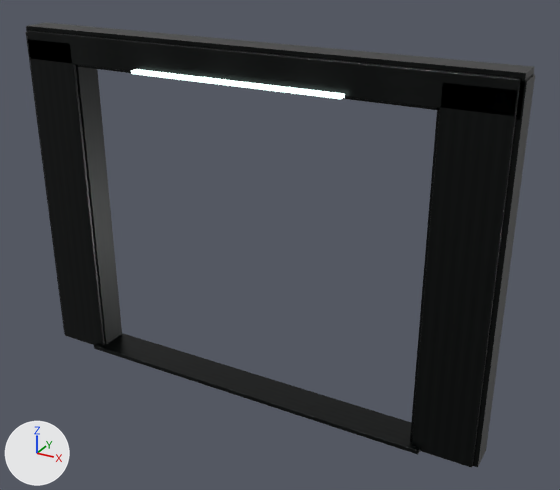
Two versions of the glTF model public/models/custom/architecture/elevator-portal.glb, one commit apart.
Both versions are drawn from a 50 mm camera at (8.15, -13.29, 10.48) aimed at (0.73, 0.2, 3.73). Arrows for +X, +Y and +Z are at lower left; the lights stay in place. The first picture is the older version.

Names of what the first picture shows: 'Portal_Closure_Header', 'Portal_Closure_Left', 'Portal_Closure_Right', 'Portal_Header', 'Portal_Left', 'Portal_Light', 'Portal_Right', 'Portal_Threshold'.
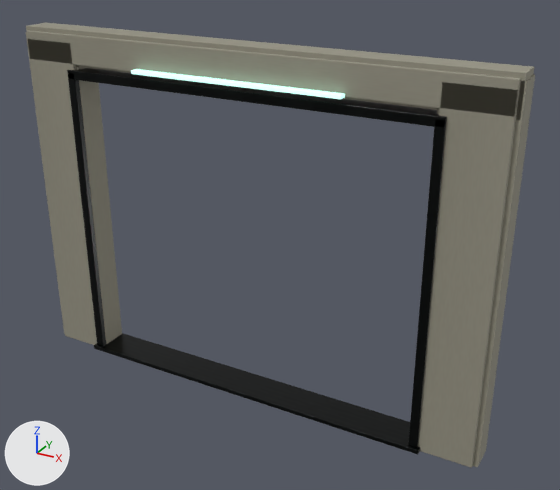
Changed parts and their boxes (x1, y1, x2, y2) in the pictures (560 x 490 px):
'Portal_Right', recoloured (black to grey): (418, 83, 520, 467) in both
'Portal_Header', recoloured (black to grey): (27, 30, 521, 116) in both
'Portal_Left', recoloured (black to grey): (29, 42, 97, 345) in both
'Portal_Closure_Header', recoloured: (26, 23, 534, 120) in both
'Portal_Closure_Left', recoloured (black to grey): (26, 32, 122, 344) in both
'Portal_InnerJamb_Header', added: after (67, 68, 447, 127)
'Portal_Closure_Right', recoloured: (437, 74, 535, 467) in both
'Portal_InnerJamb_Right', added: after (408, 119, 446, 448)
'Portal_InnerJamb_Left', added: after (68, 73, 106, 346)

Patch to the scene script:
```diff
--- a/public/models/custom/architecture/elevator-portal.glb.py
+++ b/public/models/custom/architecture/elevator-portal.glb.py
@@ img_plaster_warm @@
+img_plaster_warm = load_image('plaster_warm', '_unpacked/plaster_warm', 256, 256, 'sRGB')
@@ mat_plaster_softgrey @@
+mat_plaster_softgrey = principled_material('Plaster_SoftGrey')
+mat_plaster_softgrey.texture = img_plaster_warm
+mat_plaster_softgrey.roughness = 0.7
@@ mat_plaster_warmwhite @@
+mat_plaster_warmwhite = principled_material('Plaster_WarmWhite')
+mat_plaster_warmwhite.texture = img_plaster_warm
+mat_plaster_warmwhite.roughness = 0.76
@@ mat_metal_graphitesatin @@
+mat_metal_graphitesatin = principled_material('Metal_GraphiteSatin')
+mat_metal_graphitesatin.texture = img_metal_charcoal
+mat_metal_graphitesatin.metallic = 0.64
+mat_metal_graphitesatin.roughness = 0.32
@@ me_cube_119 @@
 me_cube_119.from_pydata(...)  # 8 vertices, 12 faces; spans x -5.54..5.54, y -0.31..0.31, z -0.39..0.39
-me_cube_119.materials.append(mat_metal_charcoal)  # picture img_metal_charcoal
+me_cube_119.materials.append(mat_plaster_warmwhite)  # picture img_plaster_warm
@@ me_cube_117 @@
 me_cube_117.from_pydata(...)  # 8 vertices, 12 faces; spans x -0.73..0.73, y -0.31..0.31, z -3.92..3.92
-me_cube_117.materials.append(mat_metal_charcoal)  # picture img_metal_charcoal
+me_cube_117.materials.append(mat_plaster_warmwhite)  # picture img_plaster_warm
@@ me_cube_118 @@
 me_cube_118.from_pydata(...)  # 8 vertices, 12 faces; spans x -0.73..0.73, y -0.31..0.31, z -3.92..3.92
-me_cube_118.materials.append(mat_metal_charcoal)  # picture img_metal_charcoal
+me_cube_118.materials.append(mat_plaster_warmwhite)  # picture img_plaster_warm
@@ me_cube_122 @@
 me_cube_122.from_pydata(...)  # 56 vertices, 108 faces; spans x -5.47..5.47, y -0.35..0.35, z -0.32..0.32
-me_cube_122.materials.append(mat_metal_black)  # picture img_metal_charcoal
+me_cube_122.materials.append(mat_plaster_softgrey)  # picture img_plaster_warm
@@ me_cube_120 @@
 me_cube_120.from_pydata(...)  # 56 vertices, 108 faces; spans x -0.65..0.65, y -0.35..0.35, z -3.86..3.86
-me_cube_120.materials.append(mat_metal_black)  # picture img_metal_charcoal
+me_cube_120.materials.append(mat_plaster_softgrey)  # picture img_plaster_warm
@@ me_cube_121 @@
 me_cube_121.from_pydata(...)  # 56 vertices, 108 faces; spans x -0.65..0.65, y -0.35..0.35, z -3.86..3.86
-me_cube_121.materials.append(mat_metal_black)  # picture img_metal_charcoal
+me_cube_121.materials.append(mat_plaster_softgrey)  # picture img_plaster_warm
@@ me_cube_059 @@
+me_cube_059.from_pydata(...)  # 56 vertices, 108 faces; spans x -0.1..0.1, y -0.38..0.38, z -3.54..3.54
+me_cube_059.materials.append(mat_metal_graphitesatin)  # picture img_metal_charcoal
@@ me_cube_060 @@
+me_cube_060.from_pydata(...)  # 56 vertices, 108 faces; spans x -4.32..4.32, y -0.38..0.38, z -0.1..0.1
+me_cube_060.materials.append(mat_metal_graphitesatin)  # picture img_metal_charcoal
@@ ob_portal_innerjamb_right @@
+ob_portal_innerjamb_right = bpy.data.objects.new('Portal_InnerJamb_Right', me_cube_059)
+ob_portal_innerjamb_right.location = (4.22, -0.02, 3.54)
@@ ob_portal_innerjamb_left @@
+ob_portal_innerjamb_left = bpy.data.objects.new('Portal_InnerJamb_Left', me_cube_059.copy())
+ob_portal_innerjamb_left.location = (-4.22, -0.02, 3.54)
@@ ob_portal_innerjamb_header @@
+ob_portal_innerjamb_header = bpy.data.objects.new('Portal_InnerJamb_Header', me_cube_060)
+ob_portal_innerjamb_header.location = (0.0, -0.02, 7.02)
```
